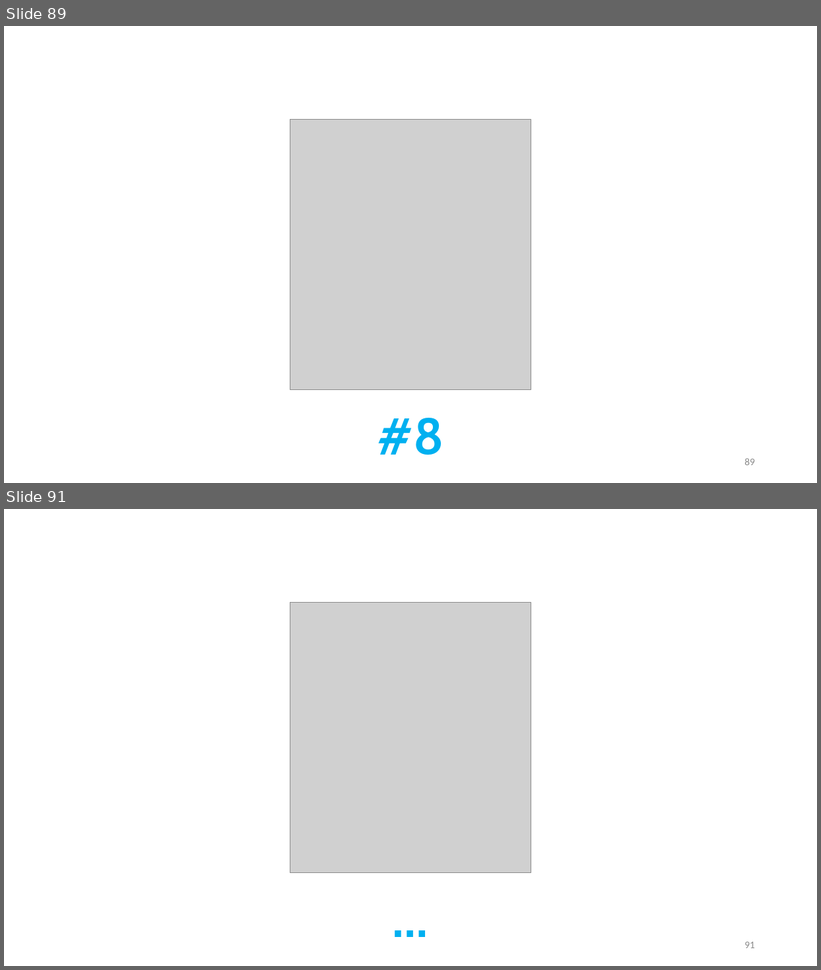
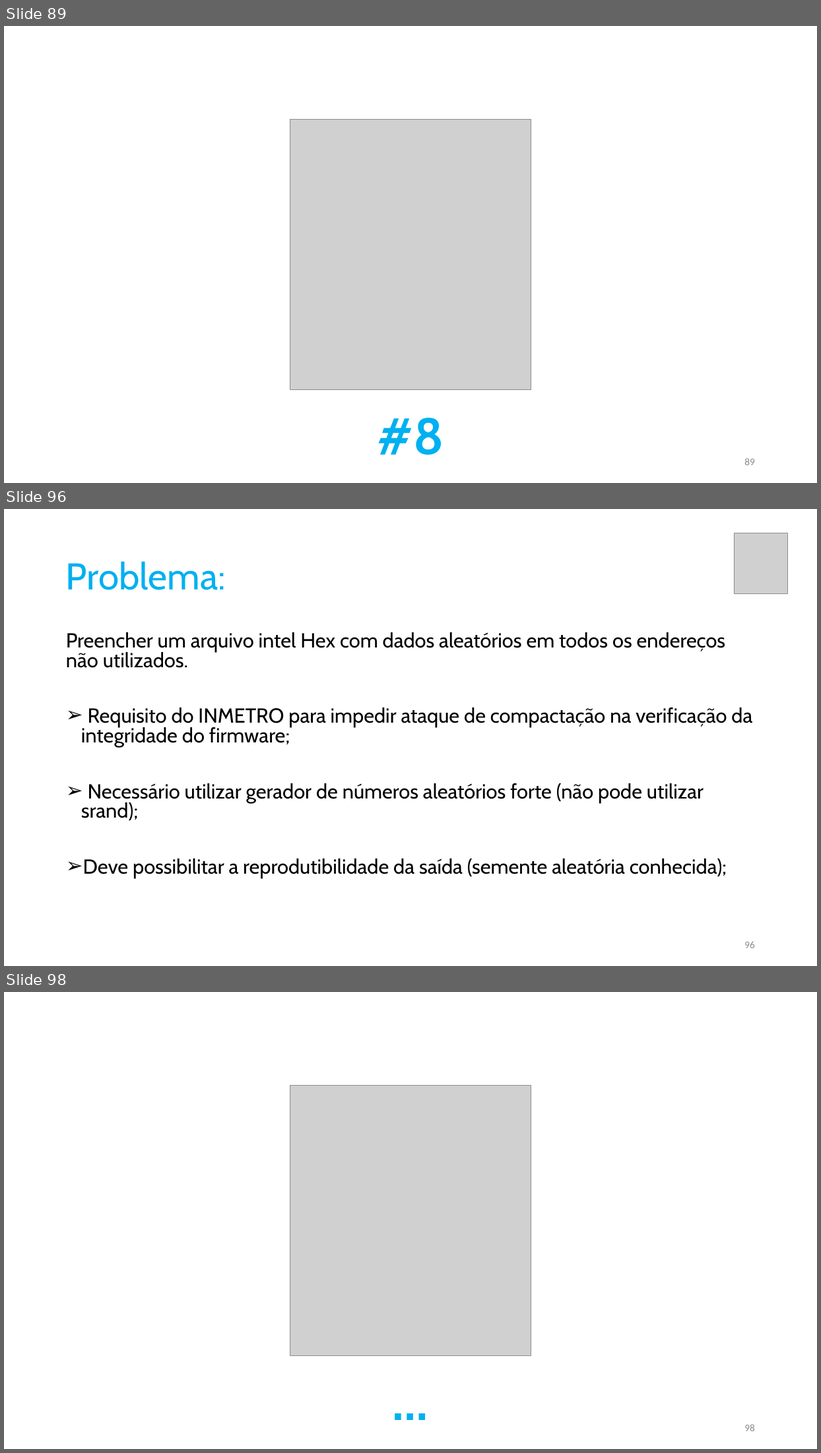
Before and after one commit to pfaco/ees_cpp, a slide deck: slides/C++.pptx. Shown one above the other, each under a label of ours: slides 89 and 91 before the commit, slides 89, 96 and 98 after it; the slides between them are not shown. The pictures are 821x970 and 821x1453 pixels, drawn with LibreOffice and Linux fonts; fonts in the diff are those of the drawing; grey boxes stand for pictures. Boxes give left, top, right and bottom in pixels: in the first picture for what was removed or moved away, otherwise in the second. Text is boxed around its words. In the diff, an @@ line names an element or a change of style, - is before the commit and + after.

```diff
--- a/slides/C++.pptx
+++ b/slides/C++.pptx
@@ slide 96 added at bbox=[4, 509, 817, 966], background #FFFFFF @@
@@ picture added at bbox=[735, 533, 789, 593] @@
@@ title added at bbox=[66, 561, 226, 590], 44 pt, text #00B0F0 @@
+Problema:
@@ text added at bbox=[66, 632, 752, 879], 24 pt, text #000000 @@
+Preencher um arquivo intel Hex com dados aleatórios em todos os endereços não utilizados.
+➢ Requisito do INMETRO para impedir ataque de compactação na verificação da integridade do firmware;
+➢ Necessário utilizar gerador de números aleatórios forte (não pode utilizar srand);
+➢ Deve possibilitar a reprodutibilidade da saída (semente aleatória conhecida);
@@ page number added at bbox=[745, 941, 755, 949], 12 pt, text #8C8C8C @@
+96
@@ what was slide 91 is now slide 98 @@
@@ page number at bbox=[745, 1424, 755, 1432]: text changed @@
-91
+98
```
Also in this commit, not shown: 7 other slides added, 1 slide removed, 14 other files.
